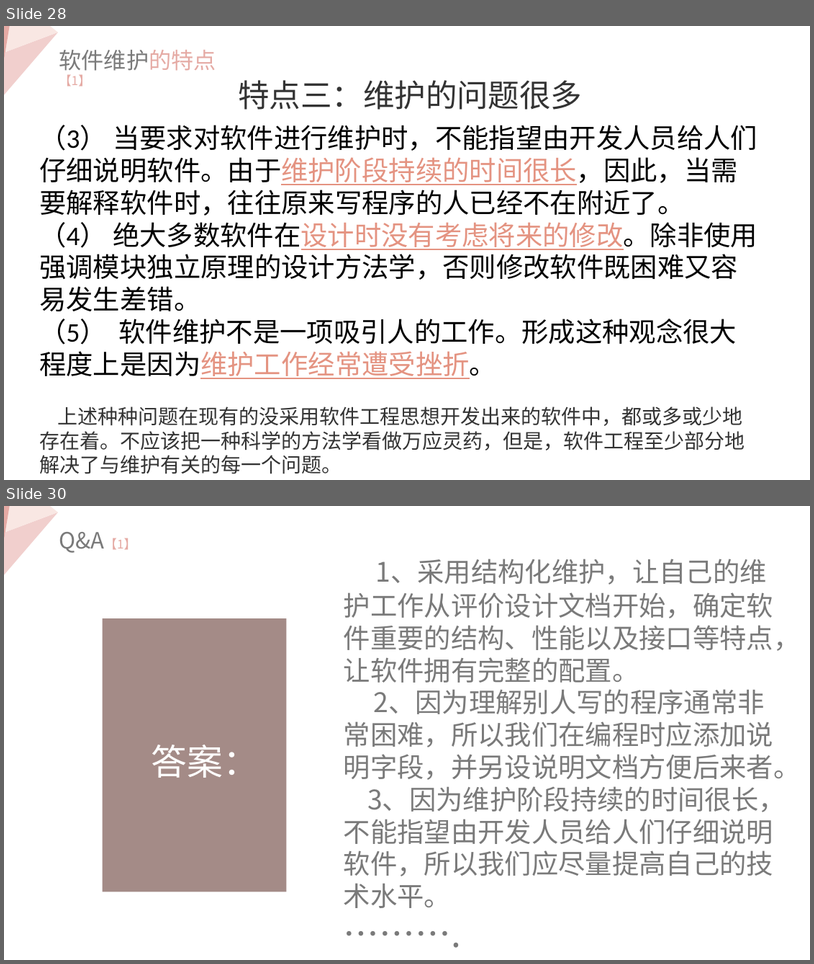
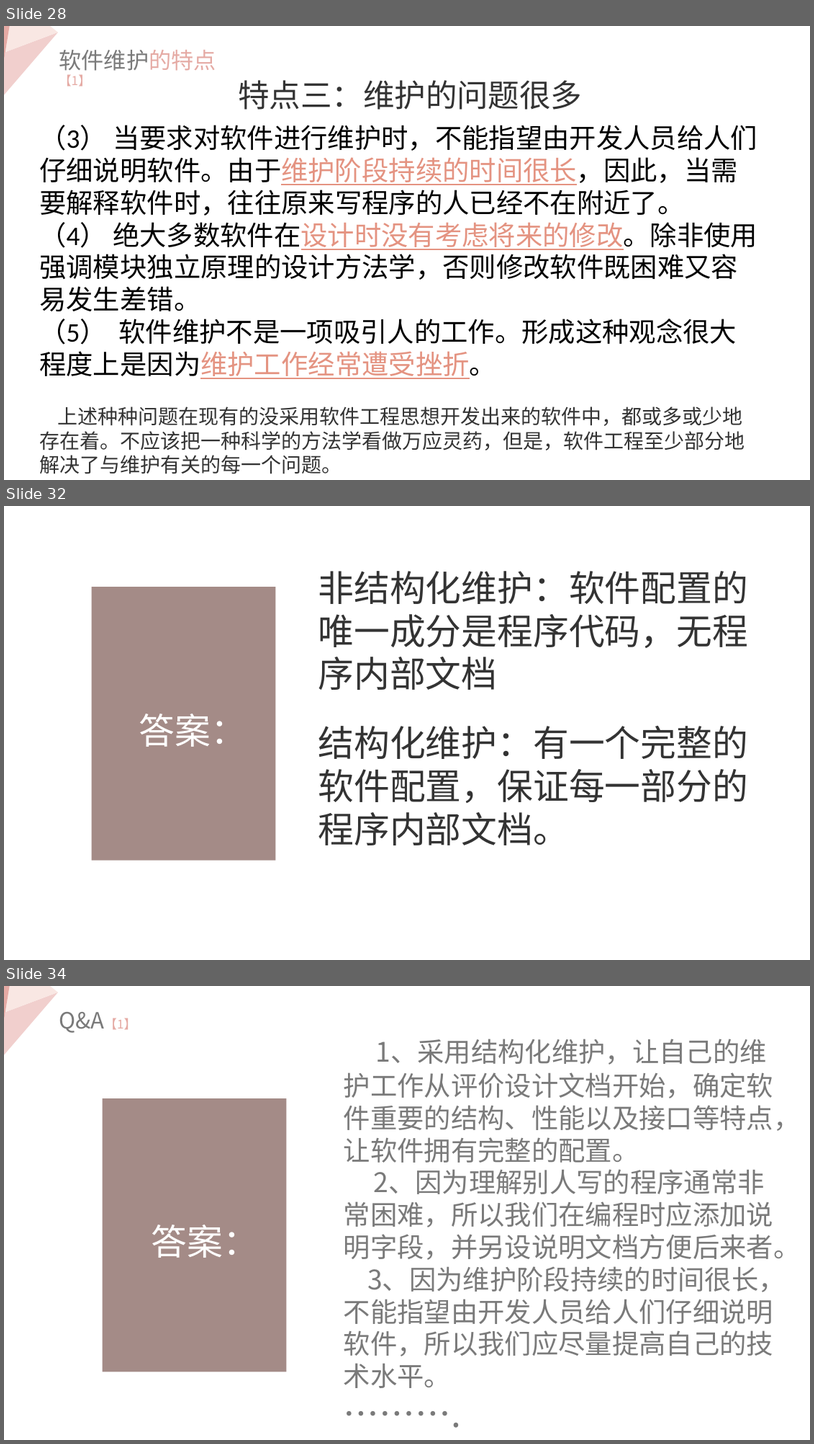
Before and after one commit to Ggiiljj/BALL_Date, a slide deck: 小组作业/SE2019春-G06-软件维护的定义和特点.pptx. Shown one above the other, each under a label of ours: slides 28 and 30 before the commit, slides 28, 32 and 34 after it; the slides between them are not shown. The pictures are 814x964 and 814x1444 pixels, drawn with LibreOffice and Linux fonts; fonts in the diff are those of the drawing. Boxes give left, top, right and bottom in pixels: in the first picture for what was removed or moved away, otherwise in the second. Text is boxed around its words. In the diff, an @@ line names an element or a change of style, - is before the commit and + after.

```diff
--- a/小组作业/SE2019春-G06-软件维护的定义和特点.pptx
+++ b/小组作业/SE2019春-G06-软件维护的定义和特点.pptx
@@ slide 32 added at (x1=4, y1=506, x2=810, y2=960), background #FFFFFF @@
@@ rectangle added at (x1=92, y1=587, x2=275, y2=860), fill #9B7F7B at 90% opacity @@
@@ text added at (x1=318, y1=571, x2=748, y2=690), 32 pt, text #333333 @@
+非结构化维护：软件配置的唯一成分是程序代码，无程序内部文档
@@ text added at (x1=139, y1=713, x2=247, y2=746), 32 pt, text #FFFFFF @@
+答案：
@@ text added at (x1=318, y1=726, x2=748, y2=845), 32 pt, text #333333 @@
+结构化维护：有一个完整的软件配置，保证每一部分的程序内部文档。
@@ what was slide 30 is now slide 34 @@
```
Also in this commit, not shown: 1 slide changed, 3 other slides added, 1 other file.
